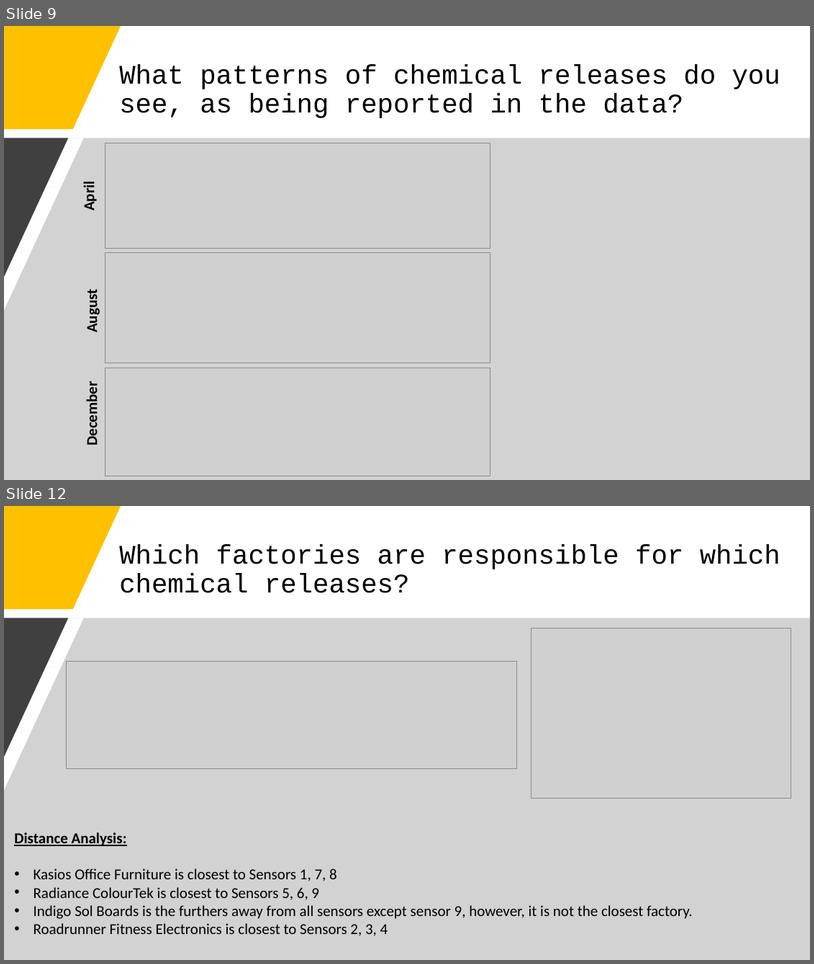
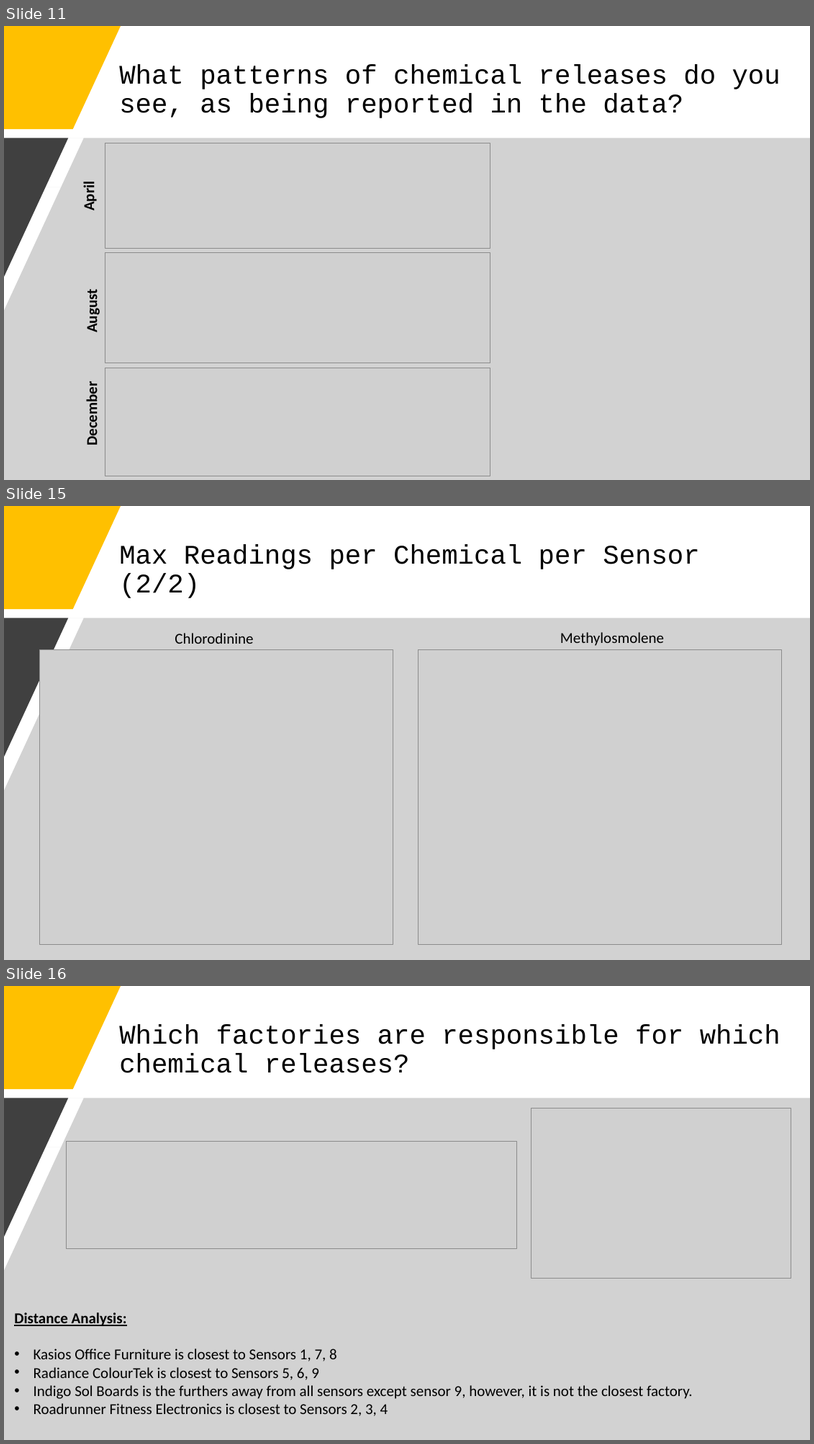
Before and after one commit to j-tice/capstone_final, a slide deck: Capstone Final Project Presentation.pptx. Shown one above the other, each under a label of ours: slides 9 and 12 before the commit, slides 11, 15 and 16 after it; the slides between them are not shown. The pictures are 814x964 and 814x1444 pixels, drawn with LibreOffice and Linux fonts; fonts in the diff are those of the drawing; grey boxes stand for pictures. Boxes give left, top, right and bottom in pixels: in the first picture for what was removed or moved away, otherwise in the second. Text is boxed around its words. In the diff, an @@ line names an element or a change of style, - is before the commit and + after.

```diff
--- a/Capstone Final Project Presentation.pptx
+++ b/Capstone Final Project Presentation.pptx
@@ slide 15 added at (4, 506, 810, 960), background #FFFFFF @@
@@ freeform shape added at (4, 506, 121, 609), fill #FFC000 @@
@@ title added at (119, 544, 700, 598), 32 pt, text #000000 @@
+Max Readings per Chemical per Sensor
+(2/2)
@@ freeform shape added at (4, 618, 810, 960), fill #A6A6A6 at 50% opacity @@
@@ freeform shape added at (4, 618, 68, 757), fill #404040 @@
@@ text added at (175, 633, 253, 644), 18 pt, text #000000 @@
+Chlorodinine
@@ text added at (561, 632, 664, 646), 18 pt, text #000000 @@
+Methylosmolene
@@ picture added at (40, 649, 393, 944) @@
@@ picture added at (419, 649, 782, 944) @@
@@ what was slide 9 is now slide 11 @@
@@ what was slide 12 is now slide 16 @@
```
Also in this commit, not shown: 4 slides changed, 8 other slides added, 1 slide removed.
